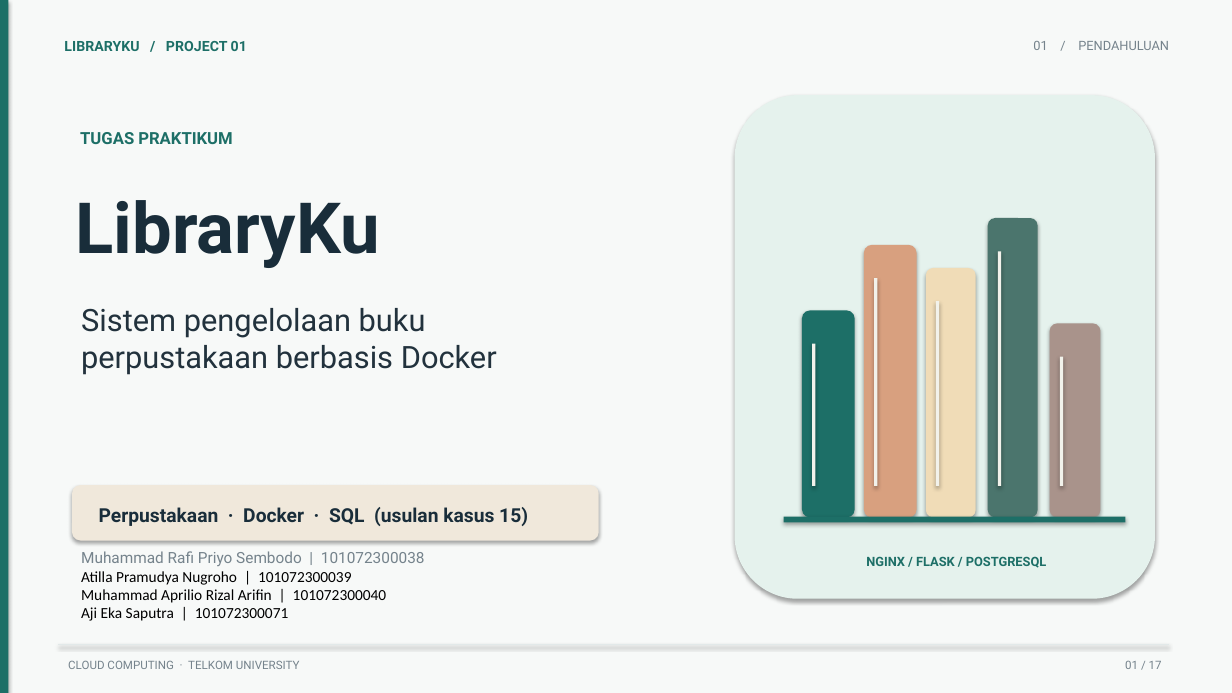
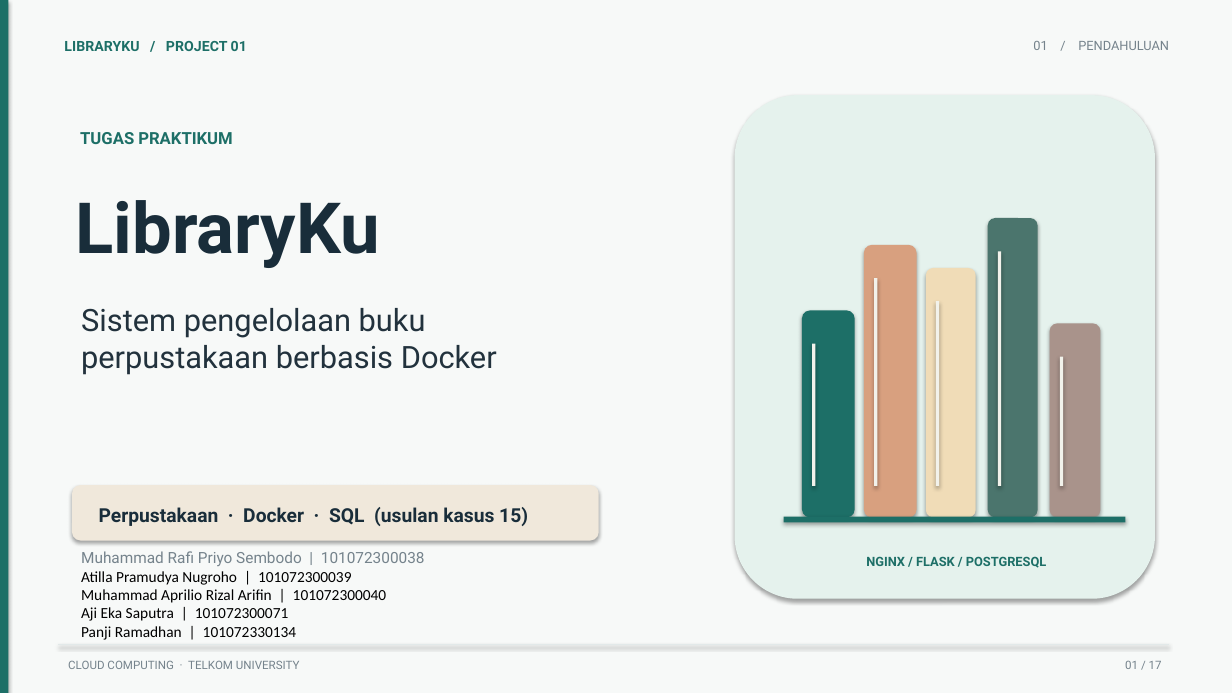
Before and after one commit to muhrafi-fsdev/libraryku-unified, a slide deck: slide 1 of laporan/presentasi.pptx. Drawn at 1232x693 pixels with LibreOffice and Linux fonts; fonts in the diff are those of the drawing. Boxes give left, top, right and bottom in pixels: in the first picture for what was removed or moved away, otherwise in the second. Text is boxed around its words. In the diff, an @@ line names an element or a change of style, - is before the commit and + after.

Commit message:
Tambah anggota kelompok: Panji Ramadhan (101072330134)
README, laporan (sampul dan tabel identitas), presentasi (slide 1 dan 17), skrip pembuat laporan, dan prompt GPT.

```diff
--- a/laporan/presentasi.pptx
+++ b/laporan/presentasi.pptx
@@ text at <box>81,626,297,640</box>: paragraph added @@
+Panji Ramadhan | 101072330134
```
Also in this commit, not shown: 1 other slide changed, 4 other files.
